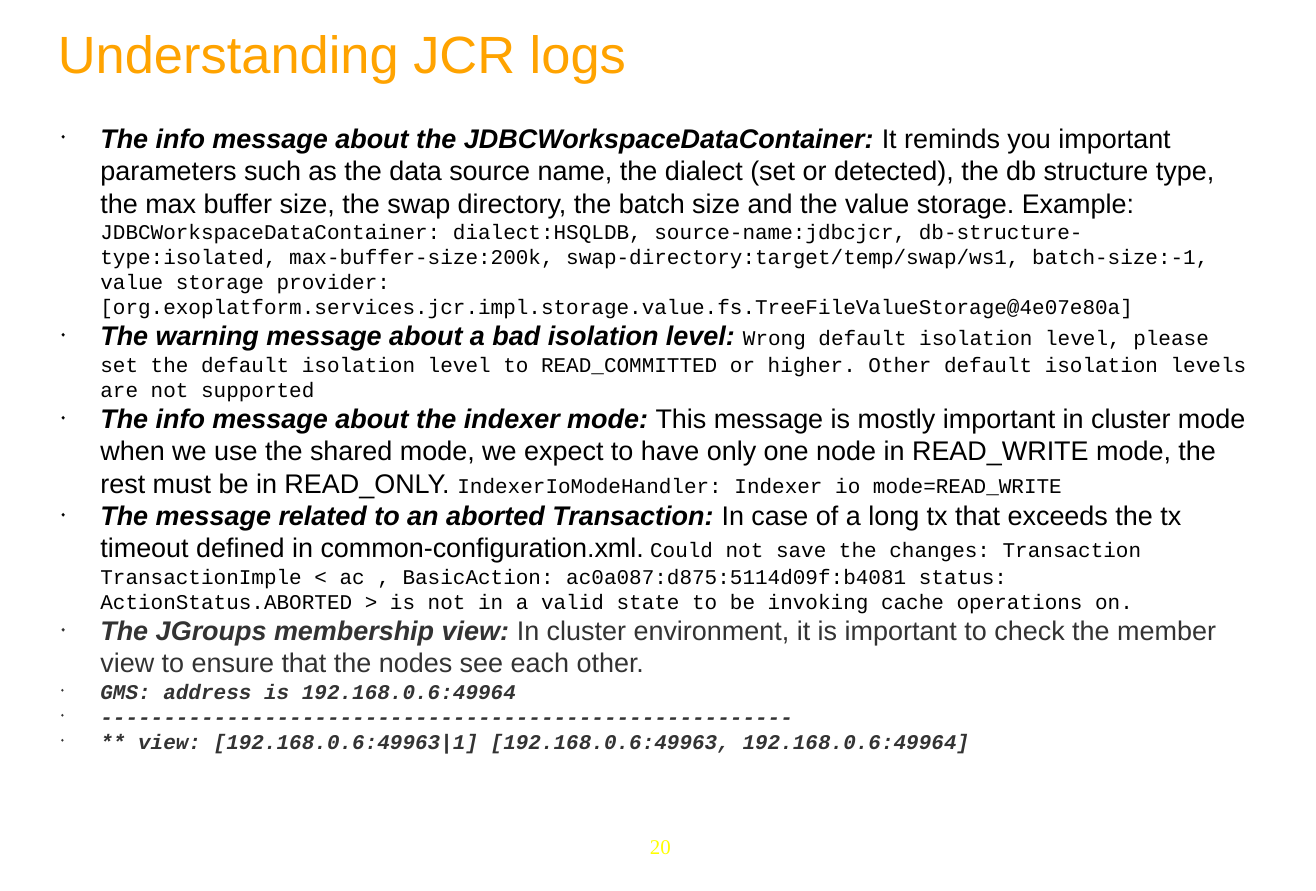
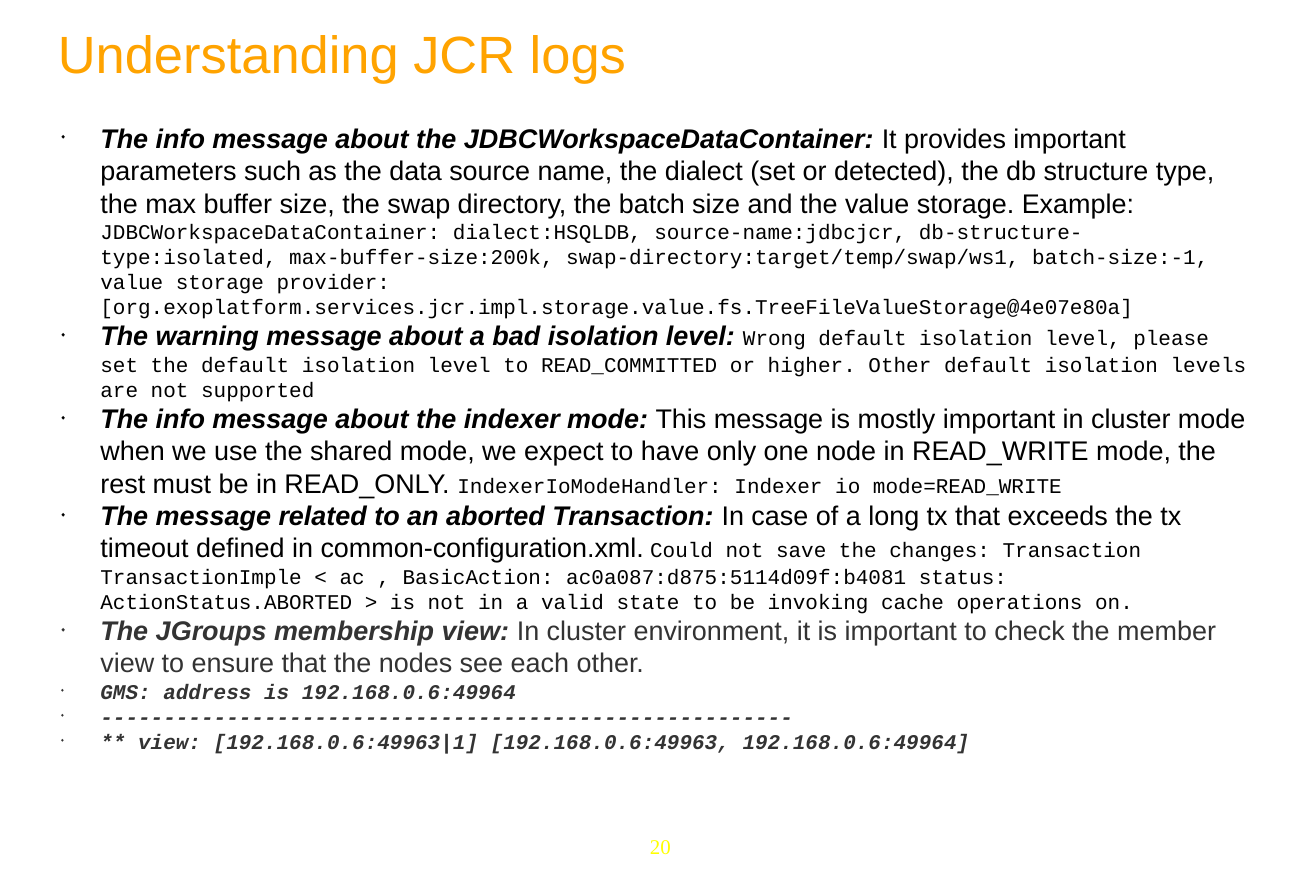
Before and after one commit to anhvurz90/training, a slide deck: slide 20 of JPP6-JCR/Day-4.pptx. Drawn at 1316x891 pixels with LibreOffice and Linux fonts; fonts in the diff are those of the drawing; background and template pictures are left out. Boxes give left, top, right and bottom in pixels: in the first picture for what was removed or moved away, otherwise in the second. Text is boxed around its words. In the diff, an @@ line names an element or a change of style, - is before the commit and + after.

```diff
--- a/JPP6-JCR/Day-4.pptx
+++ b/JPP6-JCR/Day-4.pptx
@@ text at (100, 128, 1214, 319): text changed @@
-◆ The info message about the JDBCWorkspaceDataContainer: It reminds you important parameters such as the data source name, the dialect (set or detected), the db structure type, the max buffer size, the swap directory, the batch size and the value storage. Example: JDBCWorkspaceDataContainer: dialect:HSQLDB, source-name:jdbcjcr, db-structure-type:isolated, max-buffer-size:200k, swap-directory:target/temp/swap/ws1, batch-size:-1, value storage provider: [org.exoplatform.services.jcr.impl.storage.value.fs.TreeFileValueStorage@4e07e80a]
+◆ The info message about the JDBCWorkspaceDataContainer: It provides important parameters such as the data source name, the dialect (set or detected), the db structure type, the max buffer size, the swap directory, the batch size and the value storage. Example: JDBCWorkspaceDataContainer: dialect:HSQLDB, source-name:jdbcjcr, db-structure-type:isolated, max-buffer-size:200k, swap-directory:target/temp/swap/ws1, batch-size:-1, value storage provider: [org.exoplatform.services.jcr.impl.storage.value.fs.TreeFileValueStorage@4e07e80a]
```
Also in this commit, not shown: 14 other slides changed, 3 other files.
